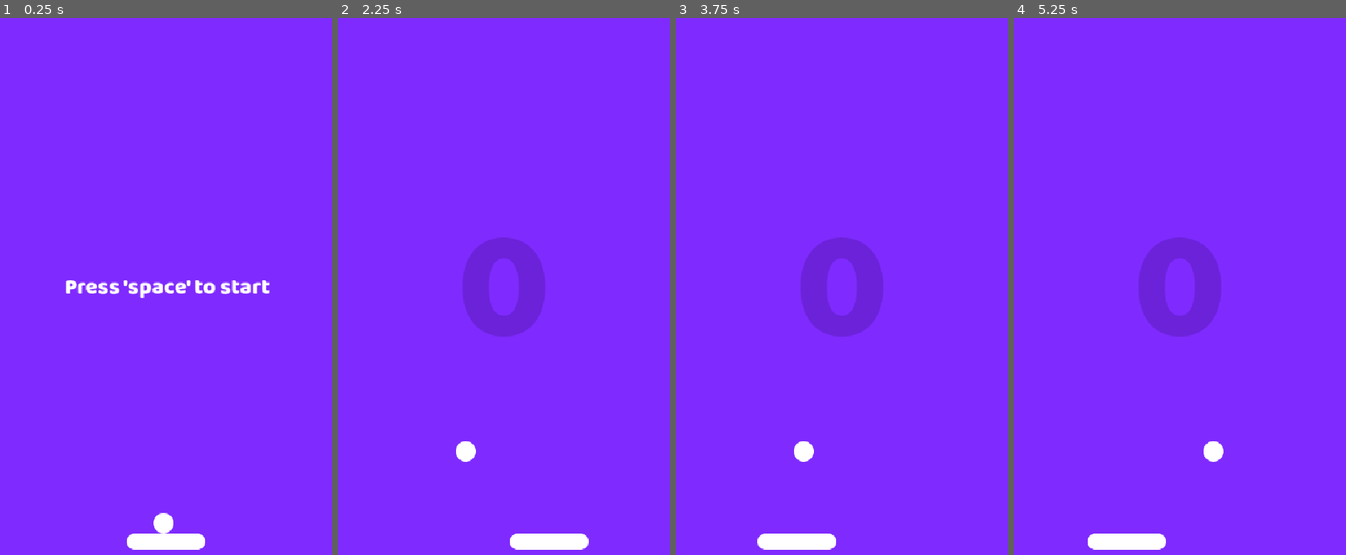
Above: before the commit, frames 1-4 (left to right).
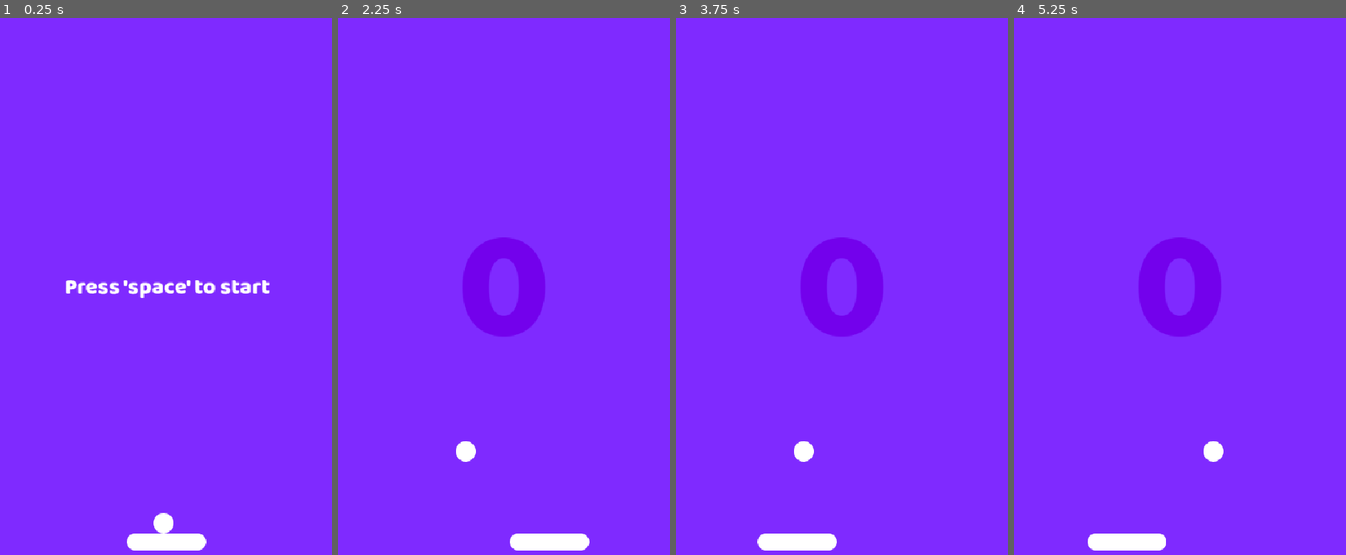
Above: after the commit, the same moments.

Repository: thenriquedb/pong-with-asteroids
Game: Godot game, scene res://scenes/game.tscn
Same seed, same stepped clock (60 frames per second), same inputs: the game is played once before the commit and once after it.
Inputs:
- Up to frame 1 (0.25 s): no input
- Up to frame 2 (2.25 s): tap Space (Start) at 0.5, 2 s; hold Right (ui_right) 0.53-1.28 s; hold Space (Start) 0.53-1.28 s; hold Left (ui_left) 1.28-2.03 s; tap R at 1.35 s; hold Right (ui_right) from 2.03 s (still down); hold Space (Start) from 2.03 s (still down)
- Up to frame 3 (3.75 s): release Space (Start) at 2.78 s; tap R at 2.85 s; tap Space (Start) at 3.5 s; release Right (ui_right) at 3.53 s; hold Left (ui_left) from 3.53 s (still down); hold Space (Start) from 3.53 s (still down)
- Up to frame 4 (5.25 s): keep holding Left (ui_left); release Space (Start) at 4.28 s; tap R at 4.35 s; tap Space (Start) at 5 s; hold Space (Start) from 5.03 s (still down)

The runs differ from the first frame. In frame 1, less than 0.1% of the frame differs, in the area x 38-63%, y 96-100%; in frame 2, 2.9%, in the area x 37-76%, y 40-100%; in frame 3, 2.9%; in frame 4, 2.9%.
Error after the commit: Cannot call method 'get_nodes_in_group' on a null value. (res://scripts/game.gd:111)

Commit message:
feat: finish v1

Diff:
--- /dev/null
+++ b/game_theme.gd
@@ -0,0 +1,6 @@
+# dialog_line.gd
+class_name GameTheme extends Resource
+
+var asteroid: Resource
+var background: Resource
+var color: String
--- a/scenes/player.tscn
+++ b/scenes/player.tscn
@@ -13,6 +13,8 @@
 script = ExtResource("1_g2els")
 
 [node name="Sprite2D" type="Sprite2D" parent="." unique_id=124375103]
+position = Vector2(0.5000043, 0.2929676)
+scale = Vector2(1, 1.0634373)
 texture = ExtResource("1_3vyb7")
 
 [node name="CollisionShape2D" type="CollisionShape2D" parent="." unique_id=1054924107]
--- a/scripts/ball.gd
+++ b/scripts/ball.gd
@@ -17,15 +17,16 @@
 	var collision = move_and_collide(velocity * delta)
 	if !collision: return
 
-	if collision.get_collider().name == "TopWall":
-		if(velocity.length() > max_speed):
-			pongs += 1
-			velocity = velocity.bounce(collision.get_normal())
-		else:
-			velocity = velocity.bounce(collision.get_normal()) * incrmental_speed
+	if collision.get_collider().name != "TopWall":
+		velocity = velocity.bounce(collision.get_normal())
+		return
 
+	if(velocity.length() > max_speed):
+		velocity = velocity.bounce(collision.get_normal())
 	else:
-		velocity = velocity.bounce(collision.get_normal())
+		velocity = velocity.bounce(collision.get_normal()) * incrmental_speed
+
+	pongs += 1
 
 func start_game():
 	started = true
--- a/scripts/game.gd
+++ b/scripts/game.gd
@@ -4,9 +4,18 @@
 @onready var label_pongs = $LabelPongs
 @onready var tutorial_label = $Tutorial
 @onready var positions = $Positions
+@onready var background = $Background
 
 var last_postion
 var asteroid_scene = preload("res://scenes/asteroid.tscn")
+var new_asteroid_color
+
+var text: String
+
+var resources = {}
+
+func _ready():
+	preload_resources()
 
 func _process(delta):
 	if Input.is_key_pressed(KEY_R):
@@ -15,8 +24,10 @@
 	if ball.started:
 		label_pongs.visible = true
 		tutorial_label.visible = false
+		check_pongs(ball.pongs)
 
 	label_pongs.text = str(ball.pongs)
+
 
 func _on_hole_body_entered(body: Node2D) -> void:
 	call_deferred("reload_scene")
@@ -37,7 +48,69 @@
 	if(spawn_position != last_postion):
 		var asteroid_instance = asteroid_scene.instantiate()
 		asteroid_instance.global_position = spawn_position.position
+
+		if new_asteroid_color != null:
+			print("ok")
+			asteroid_instance.get_node("Sprite2D").texture = new_asteroid_color
+
 		add_child(asteroid_instance)
 		last_postion = spawn_position
 	else:
 		spawn_asteroid()
+
+func preload_resources():
+	resources = {
+		"theme_1": {
+			"asteroid": preload("res://sprites/Asteroide1.png"),
+			"background": preload("res://sprites/Fundo1.png"),
+			"color": "7301ec"
+		},
+		"theme_2": {
+			"asteroid": preload("res://sprites/Asteroide2.png"),
+			"background": preload("res://sprites/Fundo2.png"),
+			"color": "4196ff"
+		},
+		"theme_3": {
+			"asteroid": preload("res://sprites/Asteroide3.png"),
+			"background": preload("res://sprites/Fundo3.png"),
+			"color":"4ea771",
+		},
+		"theme_4": {
+			"asteroid": preload("res://sprites/Asteroide4.png"),
+			"background": preload("res://sprites/Fundo4.png"),
+			"color":"fe9c35",
+		},
+		"theme_5": {
+			"asteroid": preload("res://sprites/Asteroide5.png"),
+			"background": preload("res://sprites/Fundo5.png"),
+			"color":"ff5d5d",
+		},
+		"theme_6": {
+			"asteroid": preload("res://sprites/Asteroide6.png"),
+			"background": preload("res://sprites/Fundo6.png"),
+			"color":"762d79",
+		},
+	}
+
+func check_pongs(current_pongs: int):
+	match current_pongs:
+		0: update_theme("theme_1")
+		10: update_theme("theme_2")
+		20: update_theme("theme_3")
+		30: update_theme("theme_4")
+		40: update_theme("theme_5")
+		50: update_theme("theme_6")
+
+
+func update_theme(theme_key: String):
+	label_pongs.label_settings.font_color = resources[theme_key].color
+	background.set_texture(resources[theme_key].background)
+	update_asteroids(theme_key)
+
+func update_asteroids(theme_key):
+	var asteroids = get_tree().get_nodes_in_group("asteroids")
+
+	for asteroid in asteroids:
+		asteroid.get_node("Sprite2D").texture = resources[theme_key].asteroid
+
+	new_asteroid_color = resources[theme_key].asteroid
Not shown, added: game_theme.gd.uid
Binary file added: sprites/paddle.png
Not shown, added: sprites/paddle.png.import
